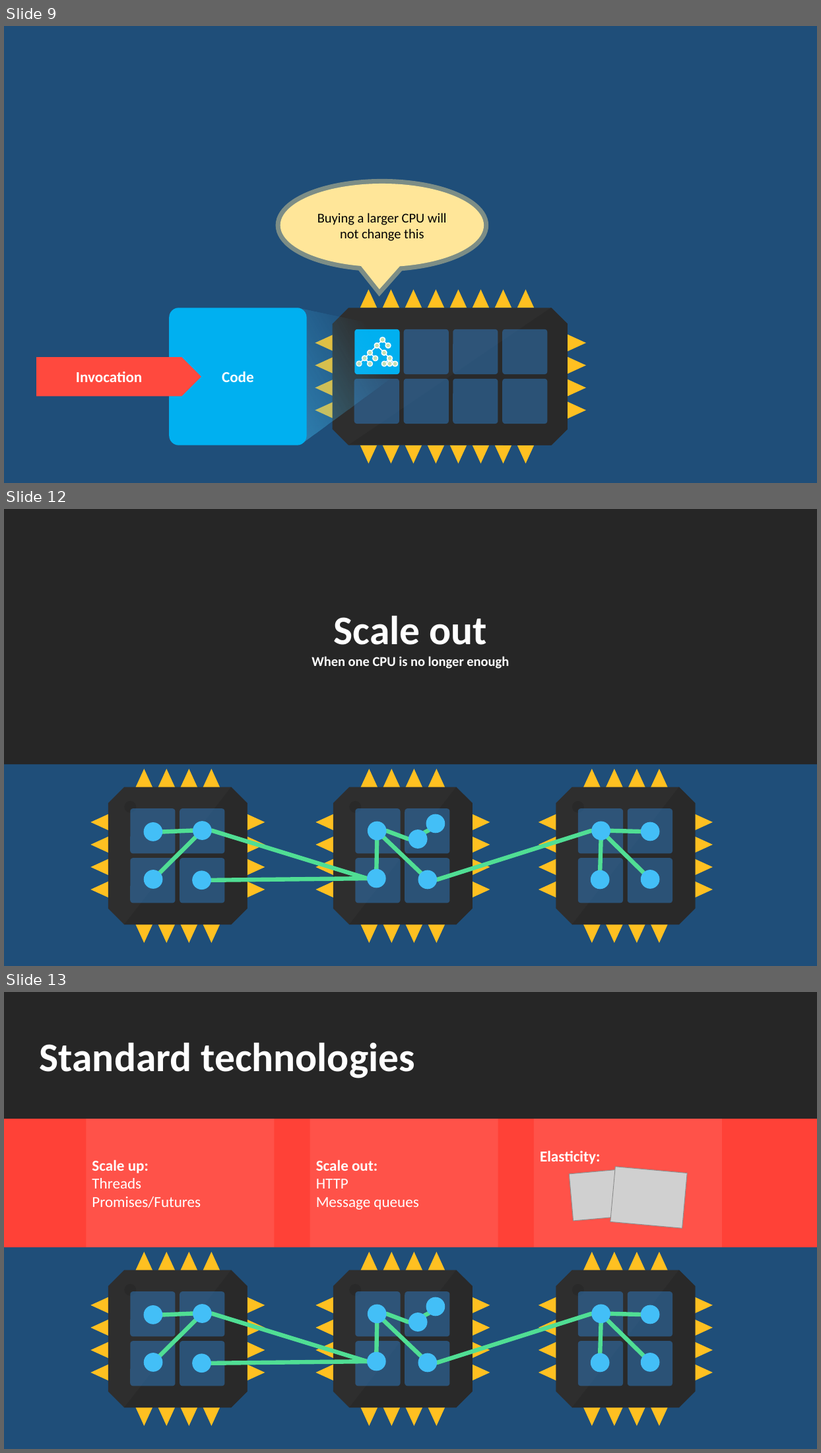
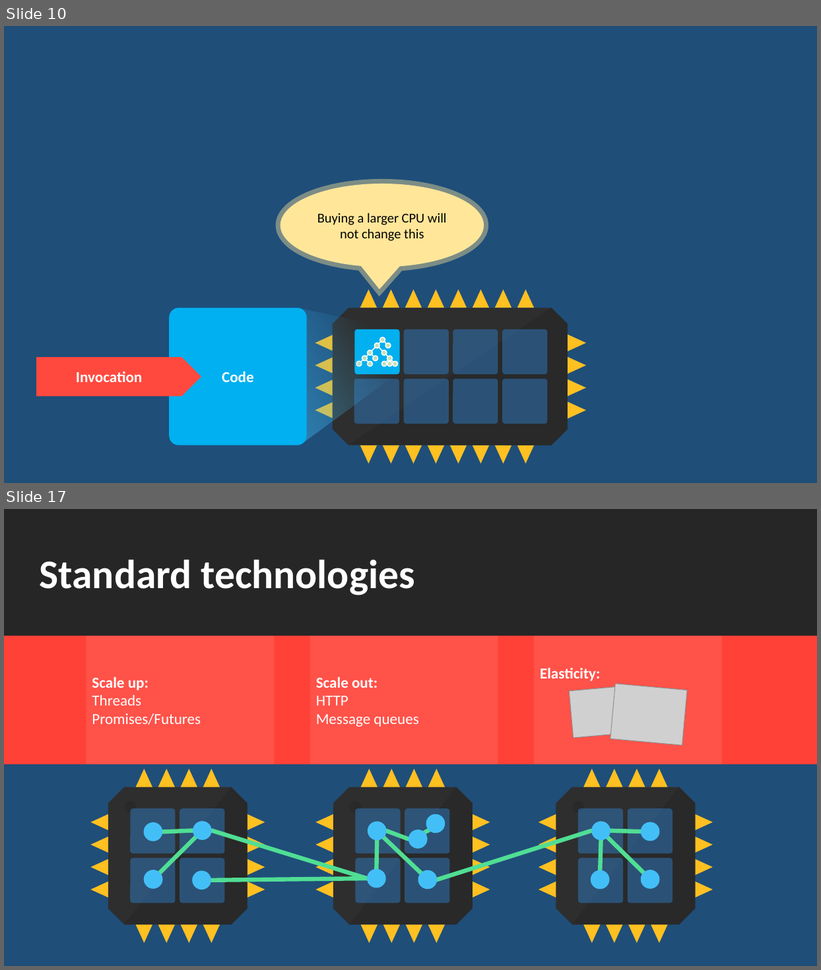
Before and after one commit to rogeralsing/Presentations, a slide deck: ProtoActor/QConSP/protoactor.pptx. Shown one above the other, each under a label of ours: slides 9, 12 and 13 before the commit, slides 10 and 17 after it; the slides between them are not shown. The pictures are 821x1453 and 821x970 pixels, drawn with LibreOffice and Linux fonts; fonts in the diff are those of the drawing; grey boxes stand for pictures. Boxes give left, top, right and bottom in pixels: in the first picture for what was removed or moved away, otherwise in the second. Text is boxed around its words. In the diff, an @@ line names an element or a change of style, - is before the commit and + after.

```diff
--- a/ProtoActor/QConSP/protoactor.pptx
+++ b/ProtoActor/QConSP/protoactor.pptx
@@ slide 12 removed at (x1=4, y1=509, x2=817, y2=966), background #1F4E79 @@
@@ rectangle removed at (x1=4, y1=509, x2=817, y2=764) @@
-Scale out
-When one CPU is no longer enough
@@ group removed at (x1=144, y1=815, x2=660, y2=890): 13 ellipses, 12 lines @@
@@ group removed at (x1=90, y1=769, x2=265, y2=943): 4 rounded rectangles, 2 freeform shapes, 1 octagon, 1 ellipse @@
@@ group removed at (x1=316, y1=769, x2=490, y2=943): 4 rounded rectangles, 2 freeform shapes, 1 octagon, 1 ellipse @@
@@ group removed at (x1=539, y1=769, x2=714, y2=943): 4 rounded rectangles, 2 freeform shapes, 1 octagon, 1 ellipse @@
@@ what was slide 9 is now slide 10 @@
@@ what was slide 13 is now slide 17 @@
```
Also in this commit, not shown: 4 slides changed, 5 slides added, 1 other slide removed.
